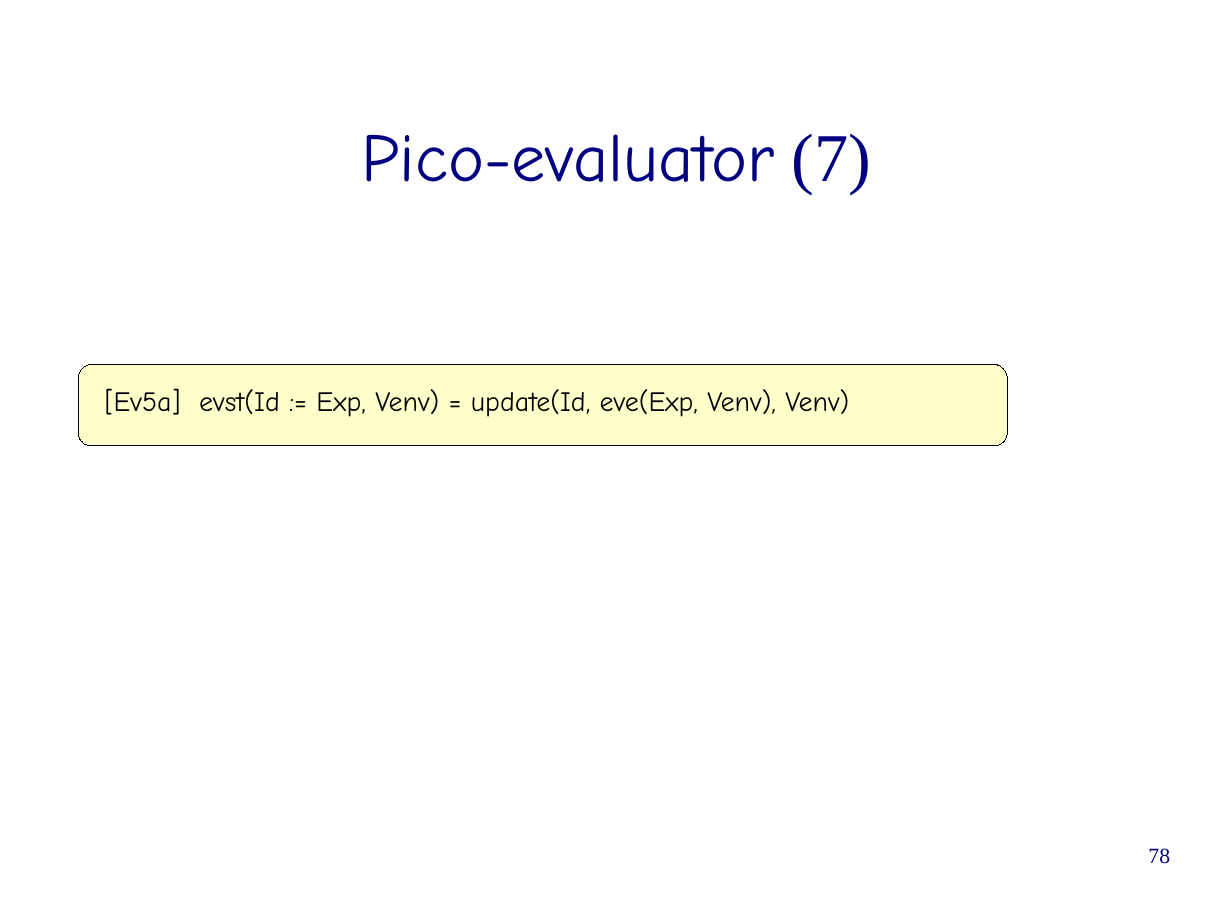
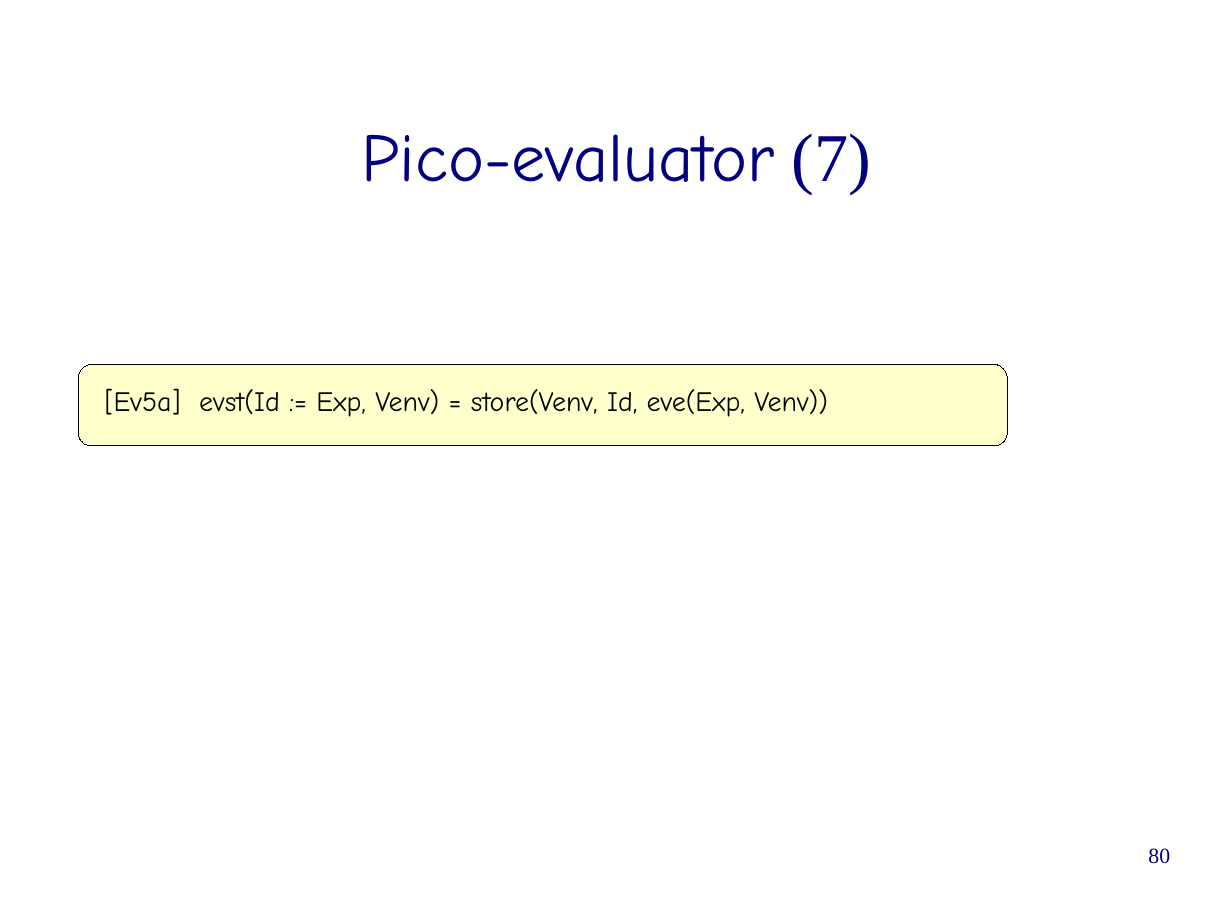
Before and after one commit to cwi-swat/meta-environment, a slide deck: slide 80 of meta-doc/extraction-transformation/6-asfsdf-intro/asfsdf-intro.odp (slide 78 before the commit). Drawn at 1232x924 pixels with LibreOffice and Linux fonts; fonts in the diff are those of the drawing; background and template pictures are left out. Boxes give left, top, right and bottom in pixels: in the first picture for what was removed or moved away, otherwise in the second. Text is boxed around its words. In the diff, an @@ line names an element or a change of style, - is before the commit and + after.

Commit message:
Fixed a number of typos and added slides on list matching and lexical constructor functions.

```diff
--- a/meta-doc/extraction-transformation/6-asfsdf-intro/asfsdf-intro.odp
+++ b/meta-doc/extraction-transformation/6-asfsdf-intro/asfsdf-intro.odp
@@ text at bbox=[105, 388, 828, 417]: text changed @@
-[Ev5a] evst(Id := Exp, Venv) = update(Id, eve(Exp, Venv), Venv)
+[Ev5a] evst(Id := Exp, Venv) = store(Venv, Id, eve(Exp, Venv))
@@ page number at bbox=[1148, 848, 1170, 864]: text changed @@
-78
+80
```
Also in this commit, not shown: 9 other slides changed, 8 slides added.
